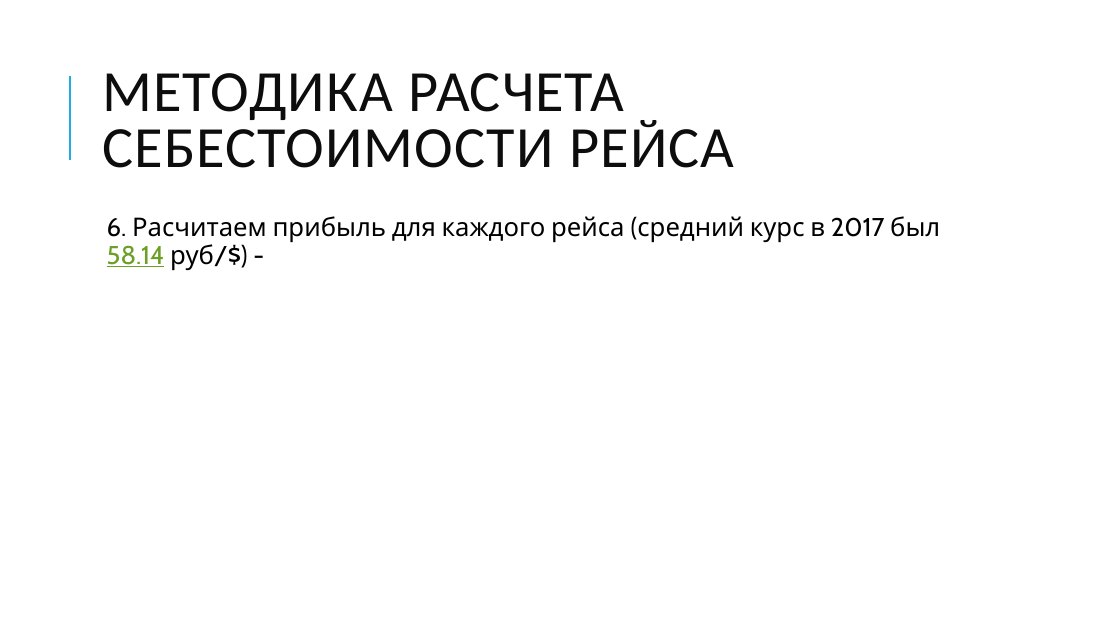
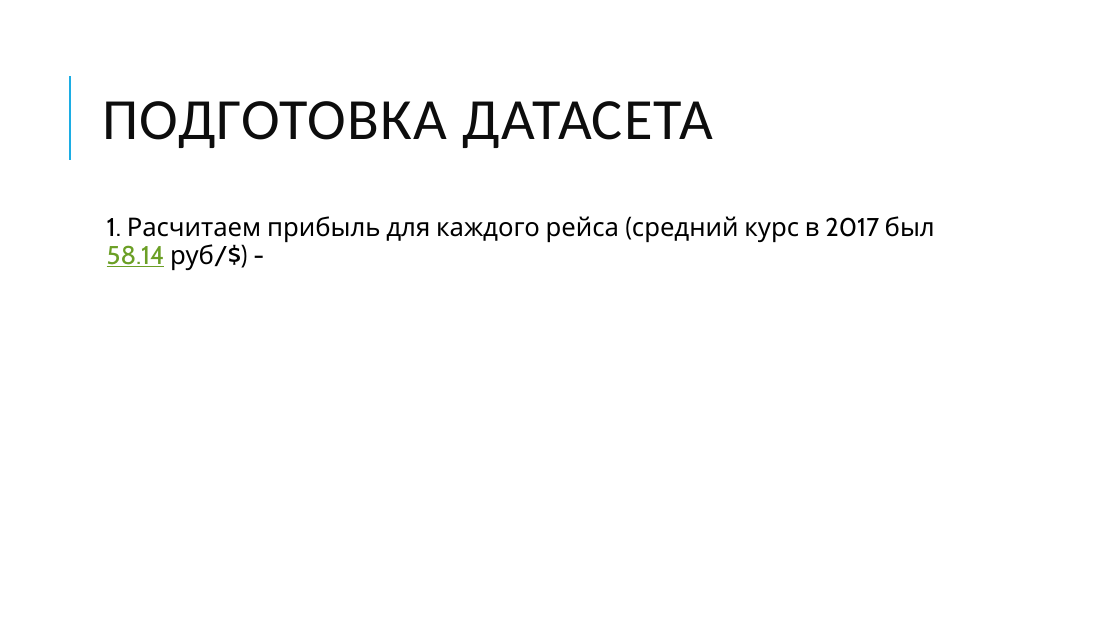
Before and after one commit to vedikhin/skillfactory, a slide deck: slide 4 of module_4/presentation.pptx. Drawn at 1120x630 pixels with LibreOffice and Linux fonts; fonts in the diff are those of the drawing. Boxes give left, top, right and bottom in pixels: in the first picture for what was removed or moved away, otherwise in the second. Text is boxed around its words. In the diff, an @@ line names an element or a change of style, - is before the commit and + after.

```diff
--- a/module_4/presentation.pptx
+++ b/module_4/presentation.pptx
@@ title at (102,101,713,148): text changed @@
-МЕТОДИКА РАСЧЕТА СЕБЕСТОИМОСТИ РЕЙСА
+ПОДГОТОВКА ДАТАСЕТА
@@ text at (107,216,935,270): text changed @@
-  6. Расчитаем прибыль для каждого рейса (средний курс в 2017 был 58.14 руб/$) -
+  1. Расчитаем прибыль для каждого рейса (средний курс в 2017 был 58.14 руб/$) -
```
Also in this commit, not shown: 1 other file.
